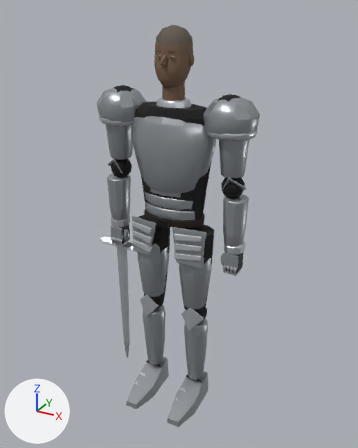
The glTF model assets/characters/knight3d/knight_batch1.glb, before and after one commit.
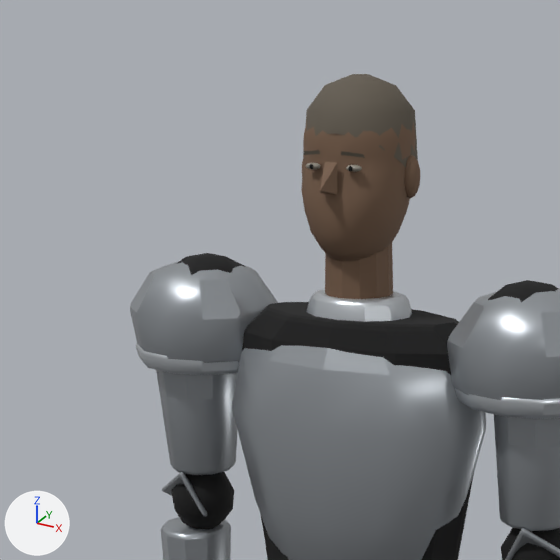
Each version appears first whole from a camera (50 mm lens) standing at (1.53, -2.72, 2.81) and looking at (0.04, -0.01, 1.46), and next in a close-up on the part from 15% to 67% of the width and 0% to 42% of the height. The axes (+X, +Y, +Z) are drawn at lower left. The lights are the same throughout. The first two pictures are the older version. Vertices at exactly the same position are counted once.

Before the edit, the objects in view are built like this:
```python
me_padded_fitted_torso = bpy.data.meshes.new('padded fitted torso')
me_padded_fitted_torso.from_pydata(...)  # 4867 vertices, 9338 faces; spans x -0.66..0.56, y -0.36..0.17, z 0.02..2.71
me_padded_fitted_torso.materials.append(mat_knight___single_palette_material)
ob_knight___single_skinned_low_poly_mesh = bpy.data.objects.new('Knight | single skinned low-poly mesh', me_padded_fitted_torso)
ob_knight___single_skinned_low_poly_mesh.location = (0.0, 0.0, 0.0)
```
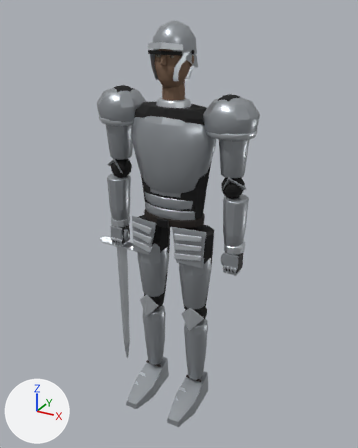
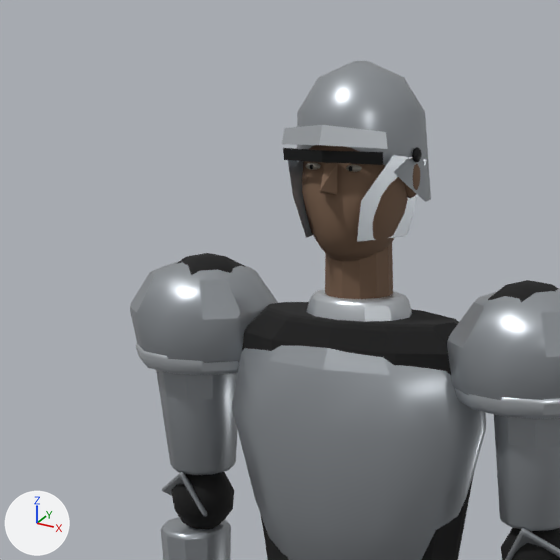
The change, as a list of edits to the scene's bpy script:
```text
Change me_padded_fitted_torso:
    used by ob_knight___single_skinned_low_poly_mesh; location = (0.0, 0.0, 0.0)
    remove me_padded_fitted_torso.from_pydata(...)  # 4867 vertices, 9338 faces; spans x -0.66..0.56, y -0.36..0.17, z 0.02..2.71
    add me_padded_fitted_torso.from_pydata(...)  # 5021 vertices, 9604 faces; spans x -0.66..0.56, y -0.36..0.17, z 0.02..2.73
    me_padded_fitted_torso part 1: a new loose piece, a UV sphere (8 segments, 8 rings, poles along z) spanning x 0.124..0.14, y -0.016..0.012, z 2.553..2.581, in mat_knight___single_palette_material
    me_padded_fitted_torso part 2: the loose piece of 64 vertices spanning x -0.12..0.12, y -0.1..0.12, z 2.53..2.71 is rebuilt with 80 vertices and now spans x -0.13..0.13, y -0.11..0.16, z 2.47..2.73
    me_padded_fitted_torso part 3
    22 vertices are added at x -0.13..0.13, y -0.15..0.04, z 2.41..2.63
    14 new faces join them
    other edits to the shape of me_padded_fitted_torso do not show in these pictures
```

Location of each change, [x1, y1, x2, y2] in pixels of the close-ups (560 x 560 px):
'Knight | single skinned low-poly mesh', reshaped: before [130, 74, 560, 560]; after [130, 61, 560, 560]
part 1 of me_padded_fitted_torso, added: after [412, 147, 422, 162]
part 2 of me_padded_fitted_torso, rebuilt (18% wider, 49% taller): before [305, 74, 418, 168]; after [297, 61, 431, 202]
part 3 of me_padded_fitted_torso, added: after [282, 125, 426, 242]
